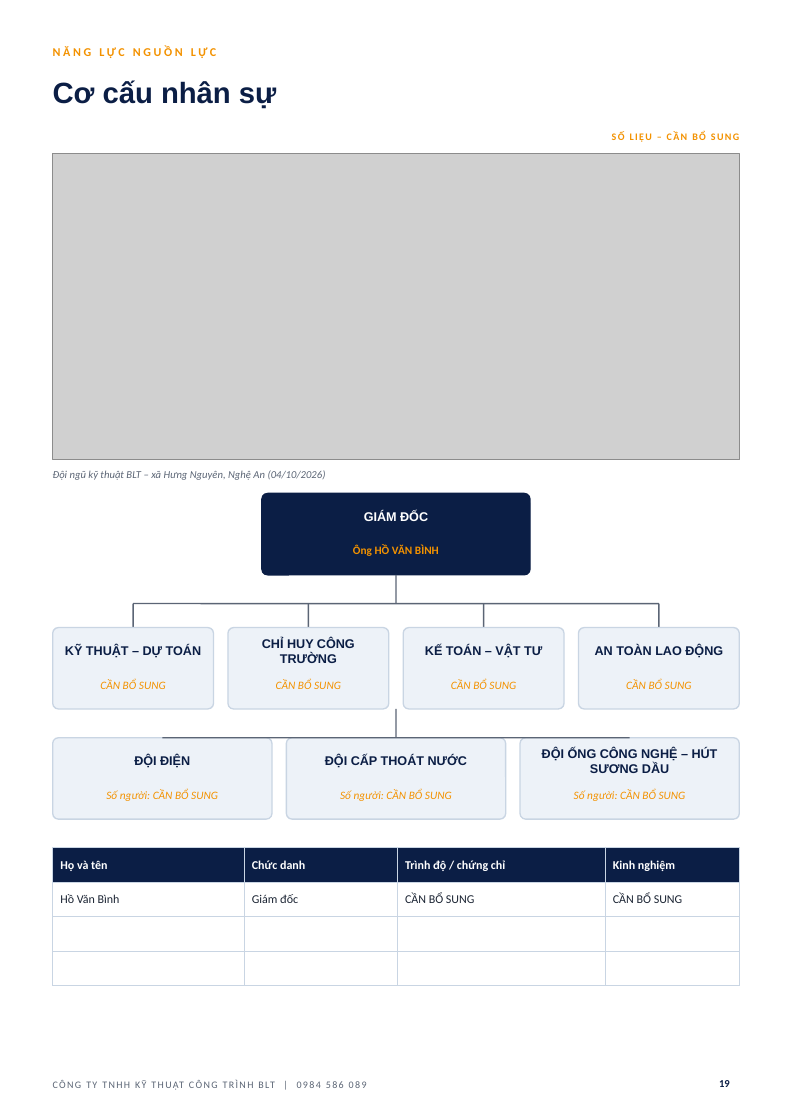
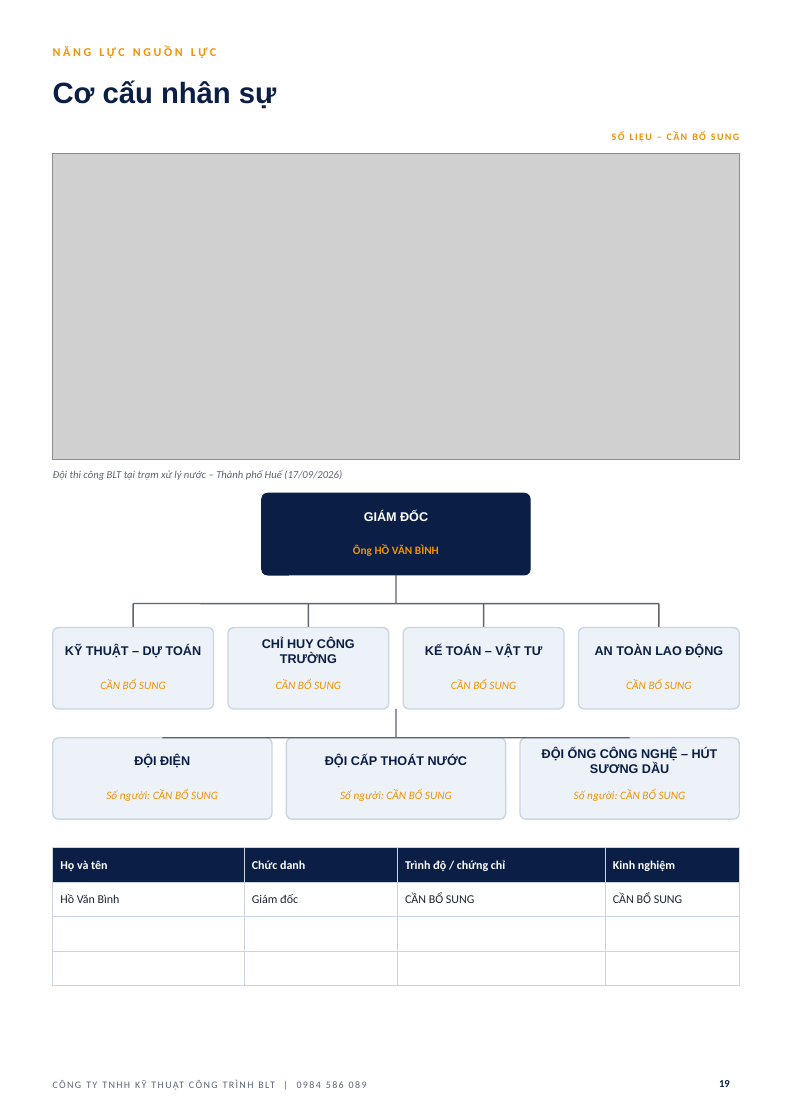
Before and after one commit to haquyenkl2-sys/C-NG-TY-CP-TH-NG-M-I-T-NG-H-P-MINH-PH-T, a slide deck: slide 19 of ho-so-nang-luc-BLT/HO_SO_NANG_LUC_BLT.pptx. Drawn at 792x1120 pixels with LibreOffice and Linux fonts; fonts in the diff are those of the drawing; grey boxes stand for pictures; background and template pictures are left out. Boxes give left, top, right and bottom in pixels: in the first picture for what was removed or moved away, otherwise in the second. Text is boxed around its words. In the diff, an @@ line names an element or a change of style, - is before the commit and + after.

```diff
--- a/ho-so-nang-luc-BLT/HO_SO_NANG_LUC_BLT.pptx
+++ b/ho-so-nang-luc-BLT/HO_SO_NANG_LUC_BLT.pptx
@@ text at box(53, 470, 342, 480): text changed @@
-Đội ngũ kỹ thuật BLT – xã Hưng Nguyên, Nghệ An (04/10/2026)
+Đội thi công BLT tại trạm xử lý nước – Thành phố Huế (17/09/2026)
```
Also in this commit, not shown: 2 other slides changed, 1 other file.
